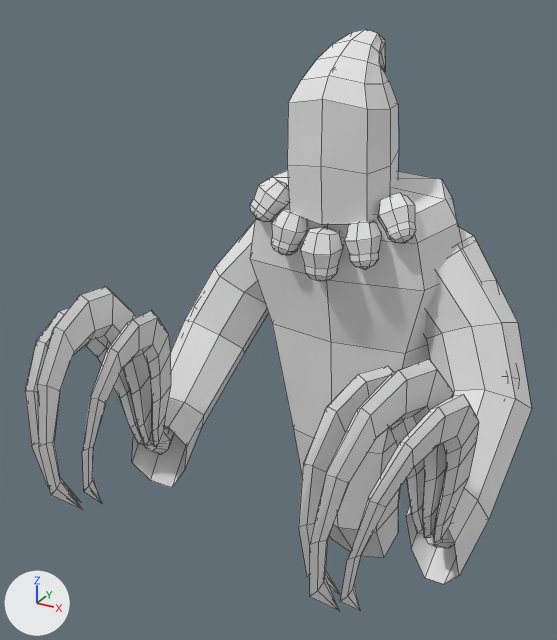
Two versions of the Blender file dev/Creatures/Undead/Reaper/reaper.blend, one commit apart.
Before and after are seen from a 50 mm camera at (1.0, -2.33, 2.32) aimed at (-0.11, -0.32, 1.31). The lights are fixed; the arrows at lower left show +X, +Y and +Z. Mesh edges are drawn as thin lines.

The first picture shows 'ArmLeft', 'ArmRight', 'ClawLeft01', 'ClawLeft02', 'ClawLeft03', 'ClawRight01', 'ClawRight02', 'ClawRight03', 'Cloak', 'Hood', 'Skull01', 'Skull02', 'Skull03', 'Skull04', 'Skull05', 'SleeveLeft', 'SleeveRight'.
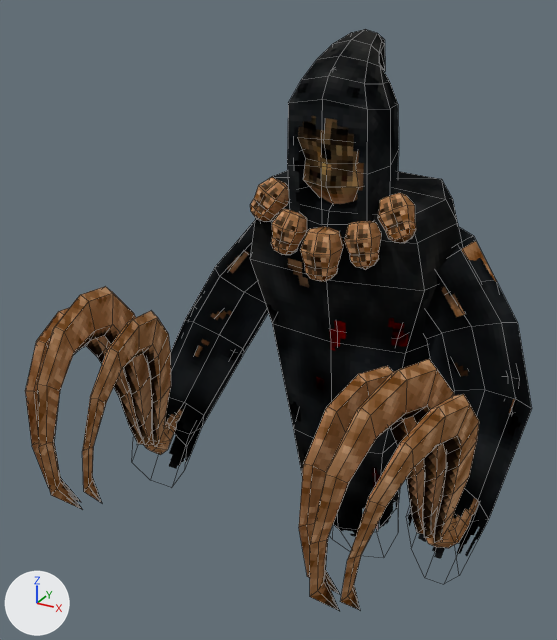
Where the change shows, as pixel boxes (x1, y1, x2, y2) in the pictures (557 x 640 px):
'Cloak', surface changed (grey to black): (250, 170, 462, 558) in both
'SleeveLeft', surface changed (grey to black): (406, 227, 532, 584) in both
'Hood', surface changed (white to black): (287, 29, 399, 225) in both
'SleeveRight', surface changed (grey to black): (132, 220, 268, 488) in both
'ClawLeft02', surface changed (grey to brown): (310, 359, 454, 611) in both
'ClawRight02', surface changed (grey to brown): (37, 286, 153, 509) in both
'ClawLeft01', surface changed (grey to brown): (340, 394, 479, 610) in both
'ClawLeft03', surface changed (grey to brown): (299, 366, 425, 594) in both
'ClawRight03', surface changed (grey to brown): (82, 311, 171, 503) in both
'Head', surface changed: (298, 116, 364, 204) in both
'ClawRight01', surface changed (grey to brown): (25, 308, 144, 502) in both
'Skull03', surface changed (white to brown): (300, 227, 343, 281) in both
'Skull01', surface changed (white to brown): (377, 193, 416, 243) in both
'Skull02', surface changed (grey to brown): (344, 221, 381, 270) in both
'ArmLeft', surface changed (grey to brown): (426, 241, 515, 548) in both
'Skull04', surface changed (white to brown): (271, 209, 307, 255) in both
'Skull05', surface changed (white to brown): (250, 177, 289, 222) in both
'Body', surface changed: (288, 258, 409, 531) in both
'ArmRight', surface changed (grey to brown): (143, 251, 249, 455) in both

The change, as a list of edits to the scene's bpy script:
```text
Add img_reaper:
    img_reaper = load_image('reaper', 'reaper.png', 256, 256, 'sRGB')
Change mat_reaper:
    remove # nodes: BsdfDiffuse, OutputMaterial
    nodes: BsdfDiffuse, BsdfTransparent, MixShader, OutputMaterial, TexImage
    uses the picture img_reaper
```
